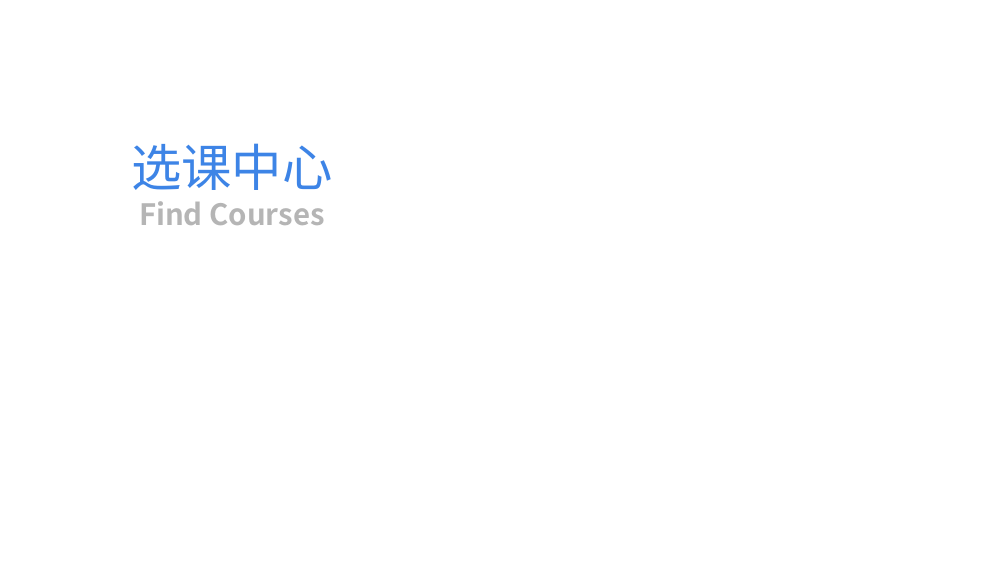
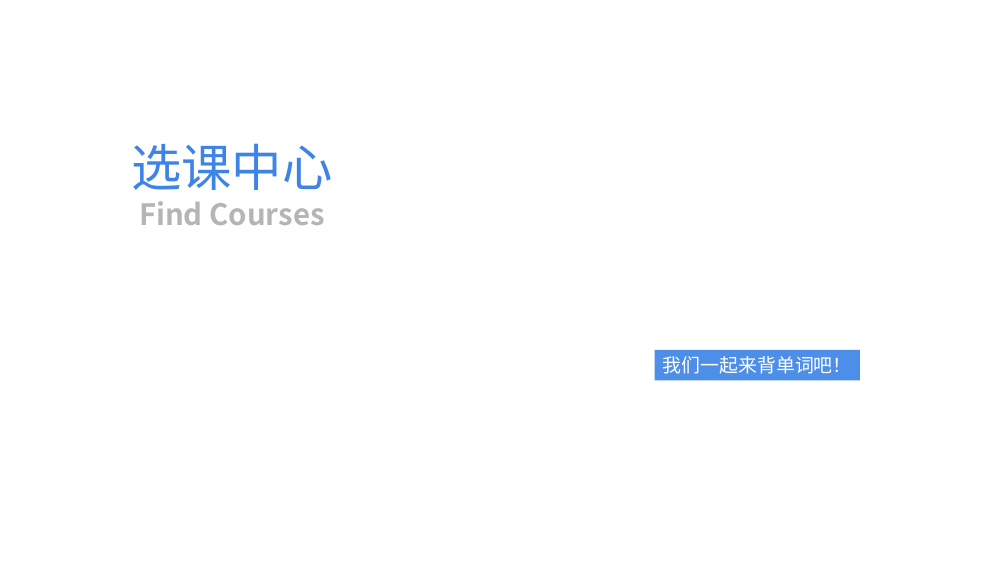
Before and after one commit to Christy11/Entries-Online-Program-master, a slide deck: slide 1 of 图标文件.ppt. Drawn at 1008x567 pixels with LibreOffice and Linux fonts; fonts in the diff are those of the drawing. Boxes give left, top, right and bottom in pixels: in the first picture for what was removed or moved away, otherwise in the second. Text is boxed around its words. In the diff, an @@ line names an element or a change of style, - is before the commit and + after.

```diff
--- a/图标文件.ppt
+++ b/图标文件.ppt
@@ rectangle added at (654, 350, 860, 380), fill #4D8EE8, 18 pt, text #FFFFFF @@
+我们一起来背单词吧！
```
Also in this commit, not shown: 10 other files.
